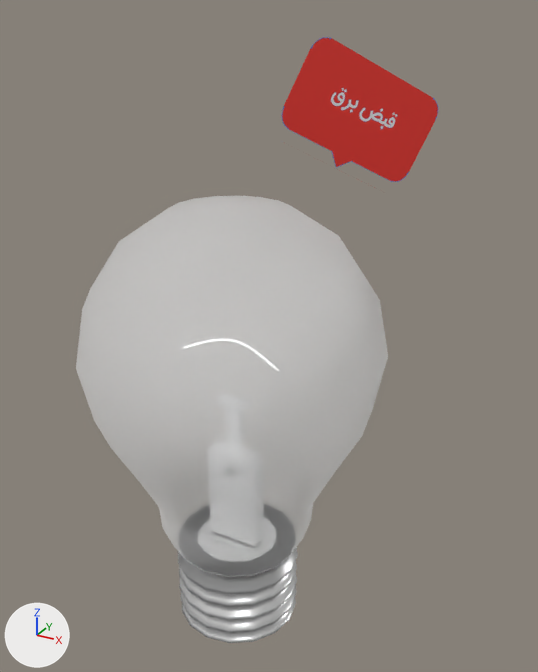
An edit to the glTF model lamptry.glb, drawn before and after from the same camera.
One viewpoint serves both versions: a 50 mm lens placed at (3.36, -5.36, 6.43), pointed at (0.12, 0.53, 3.48). Every picture has the same lights, and +X, +Y and +Z are marked at lower left. Where no turn or scale is listed for an object, it has been applied to the vertices.
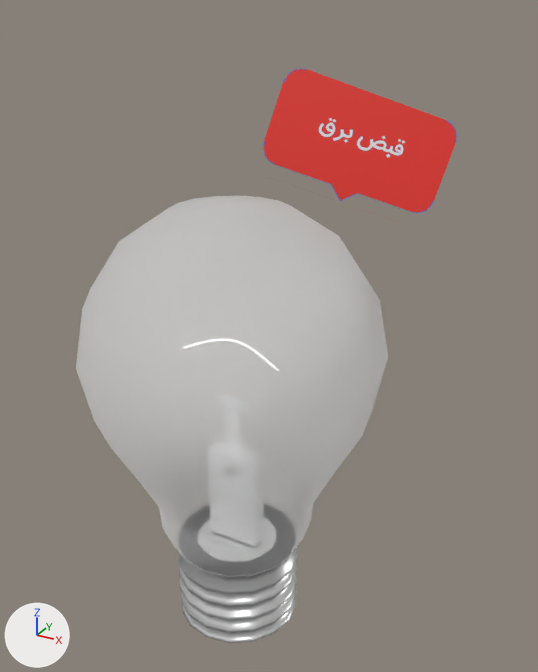
Boxes (x1, y1, x2, y2) around the edits, measured in the pictures (538 x 672 px):
```json
{"object": "bill_elec_ar", "change": "moved, turned, rescaled", "before": [282, 38, 438, 182], "after": [263, 69, 457, 213]}
```

The change, as JSON lines over the scene's bpy script:
```json
{"op": "set", "path": "ob_bill_elec_ar.location", "old": "(0.6, 1.44, 5.47)", "new": "(0.6, 1.44, 5.19)"}
{"op": "set", "path": "ob_bill_elec_ar.rotation_euler", "old": "(1.571, 0.47, 0.812)", "new": "(1.371, 0.328, 0.488)", "note": "degrees (90, 27, 47) -> degrees (79, 19, 28)"}
{"op": "set", "path": "ob_bill_elec_ar.scale", "old": "(1.0, 1.0, 1.0)", "new": "(1.19, 1.05, 1.21)"}
```
